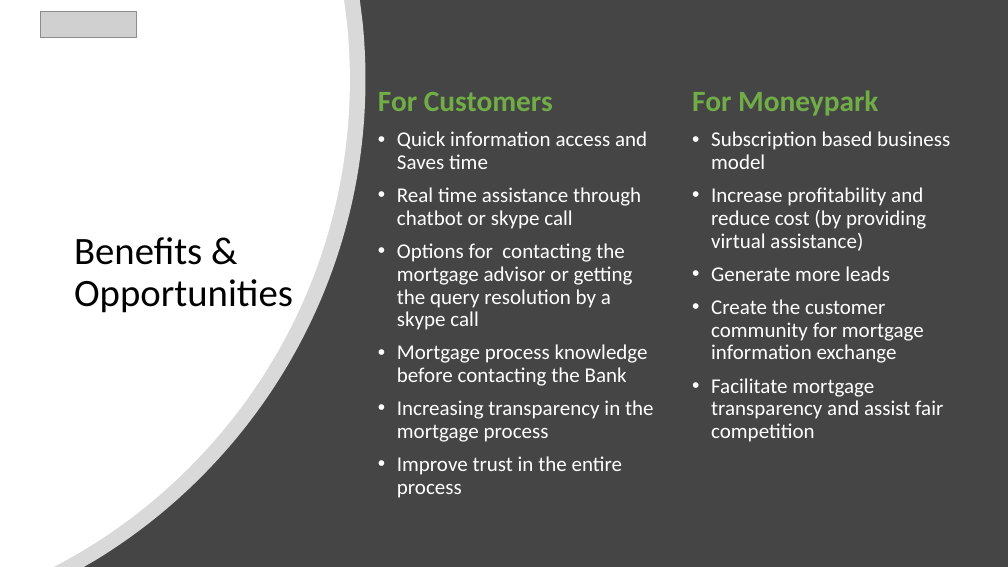
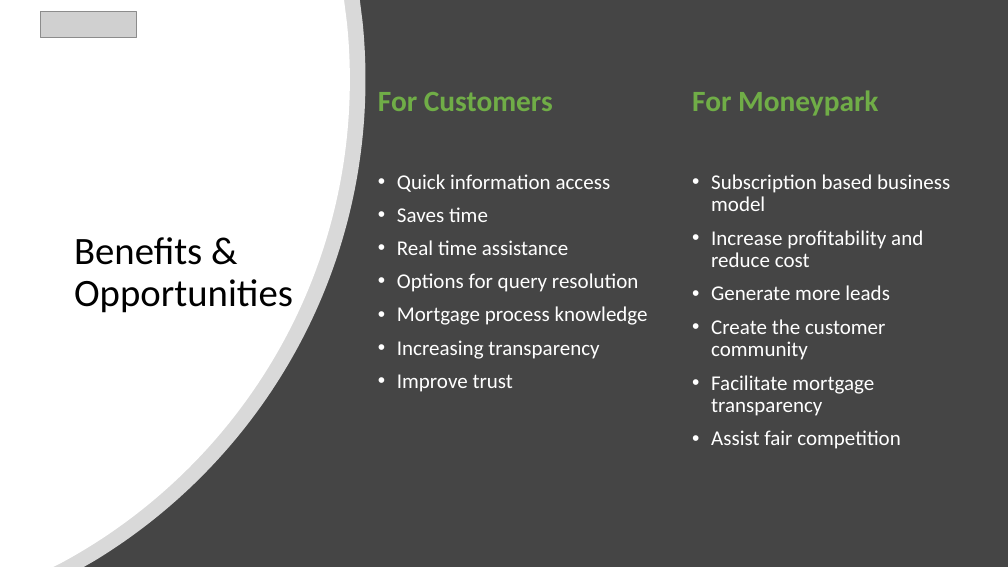
Before and after one commit to AgileBusinessAnalysis/09_TEAM, a slide deck: slide 4 of Final Pitch/FinalPitch_Happy Mortgage_V1.0.pptx. Drawn at 1008x567 pixels with LibreOffice and Linux fonts; fonts in the diff are those of the drawing; grey boxes stand for pictures. Boxes give left, top, right and bottom in pixels: in the first picture for what was removed or moved away, otherwise in the second. Text is boxed around its words. In the diff, an @@ line names an element or a change of style, - is before the commit and + after.

Commit message:
update final pitch

```diff
--- a/Final Pitch/FinalPitch_Happy Mortgage_V1.0.pptx
+++ b/Final Pitch/FinalPitch_Happy Mortgage_V1.0.pptx
@@ text at box(397, 174, 648, 392): text changed @@
-• Quick information access and Saves time
-• Real time assistance through chatbot or skype call
-• Options for contacting the mortgage advisor or getting the query resolution by a skype call
-• Mortgage process knowledge before contacting the Bank
-• Increasing transparency in the mortgage process
-• Improve trust in the entire process
+• Quick information access
+• Saves time
+• Real time assistance
+• Options for query resolution
+• Mortgage process knowledge
+• Increasing transparency
+• Improve trust
@@ text at box(711, 230, 923, 267): text changed @@
-• Increase profitability and reduce cost (by providing virtual assistance)
+• Increase profitability and reduce cost
@@ text at box(711, 319, 901, 449): text changed @@
-• Create the customer community for mortgage information exchange
-• Facilitate mortgage transparency and assist fair competition
+• Create the customer community
+• Facilitate mortgage transparency
+• Assist fair competition
```
Also in this commit, not shown: 1 other slide changed, 1 other file.
